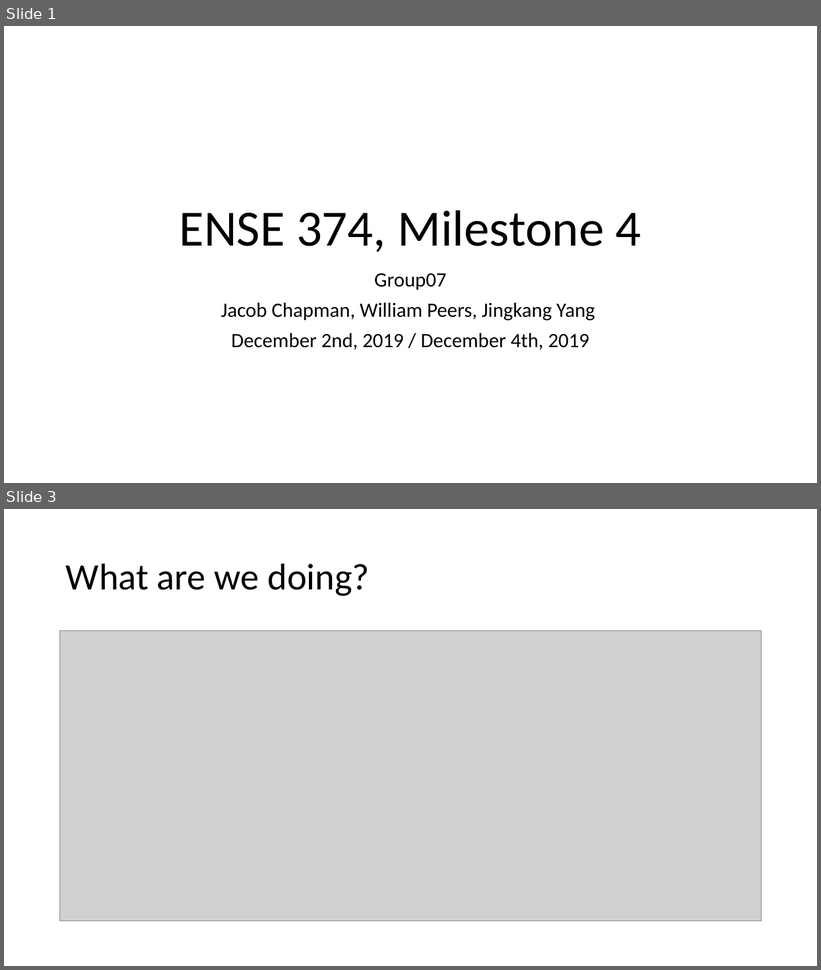
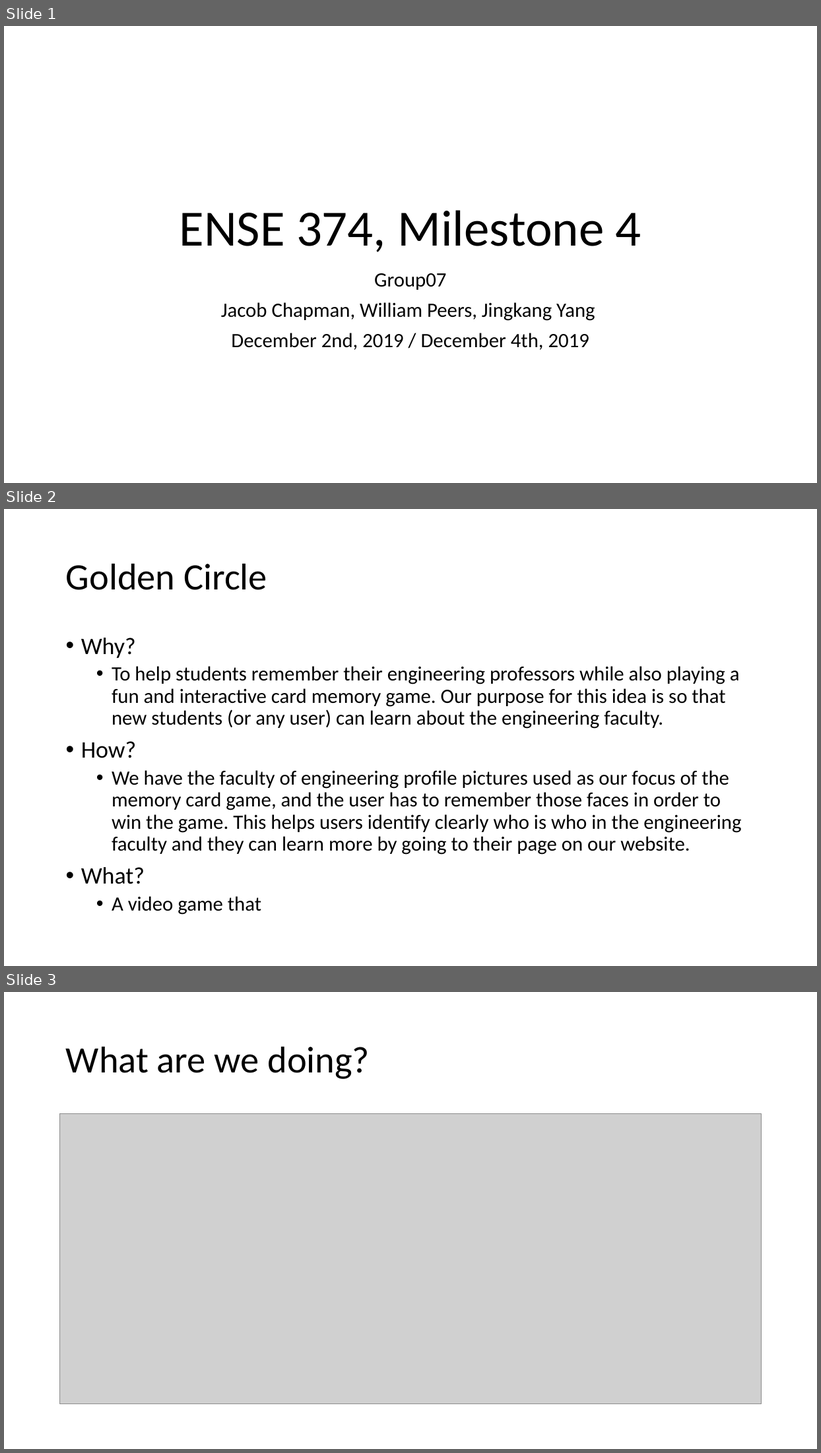
Before and after one commit to Jacobchapman99/ENSE-374-Group07-Project, a slide deck: Milestone4/Milestone 4.ppt. Shown one above the other, each under a label of ours: slides 1 and 3 before the commit, slides 1, 2 and 3 after it; the slides between them are not shown. The pictures are 821x970 and 821x1453 pixels, drawn with LibreOffice and Linux fonts; fonts in the diff are those of the drawing; grey boxes stand for pictures. Boxes give left, top, right and bottom in pixels: in the first picture for what was removed or moved away, otherwise in the second. Text is boxed around its words. In the diff, an @@ line names an element or a change of style, - is before the commit and + after.

```diff
--- a/Milestone4/Milestone 4.ppt
+++ b/Milestone4/Milestone 4.ppt
@@ slide 2 added at (x1=4, y1=509, x2=817, y2=966), background #FFFFFF @@
@@ title added at (x1=66, y1=563, x2=267, y2=590), 44 pt, text #000000 @@
+Golden Circle
@@ text added at (x1=81, y1=638, x2=741, y2=915), 24 pt, text #000000 @@
+• Why?
+  • To help students remember their engineering professors while also playing a fun and interactive card memory game. Our purpose for this idea is so that new students (or any user) can learn about the engineering faculty.
+• How?
+  • We have the faculty of engineering profile pictures used as our focus of the memory card game, and the user has to remember those faces in order to win the game. This helps users identify clearly who is who in the engineering faculty and they can learn more by going to their page on our website.
+• What?
+  • A video game that
```
Also in this commit, not shown: 1 slide removed.
